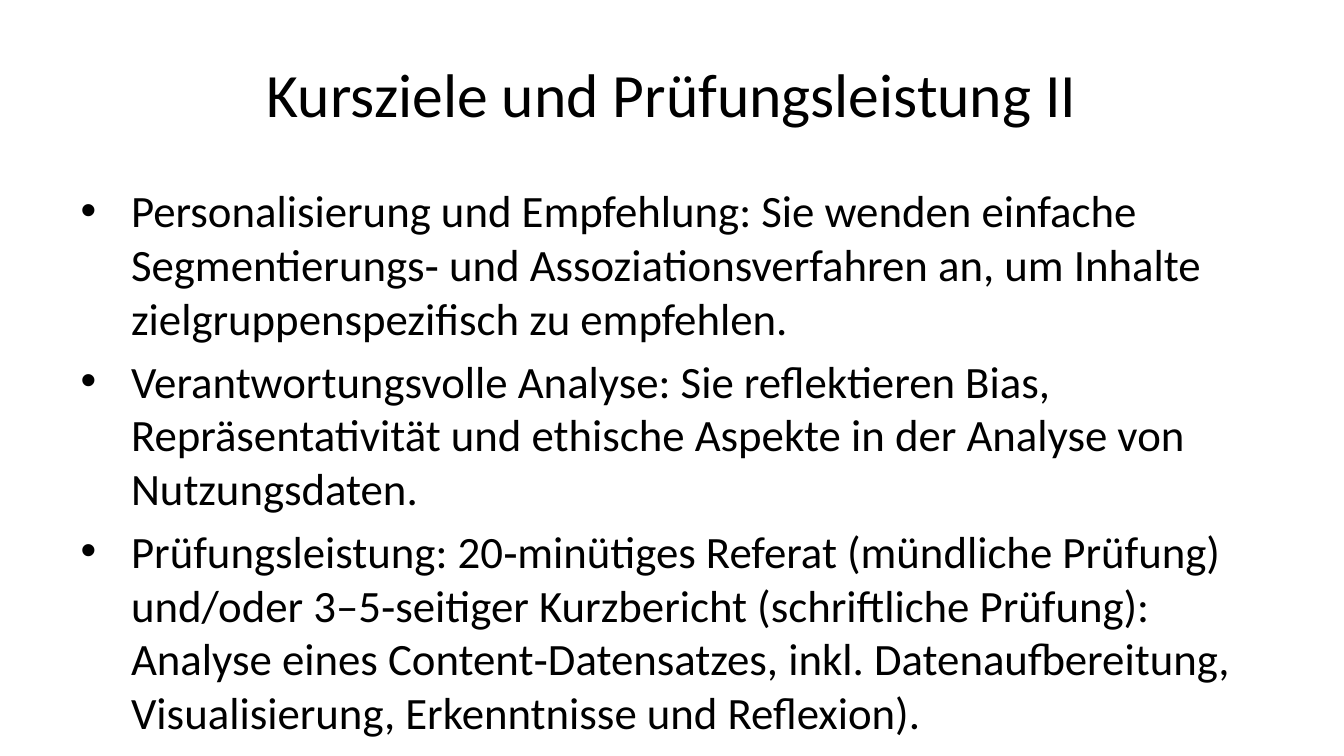
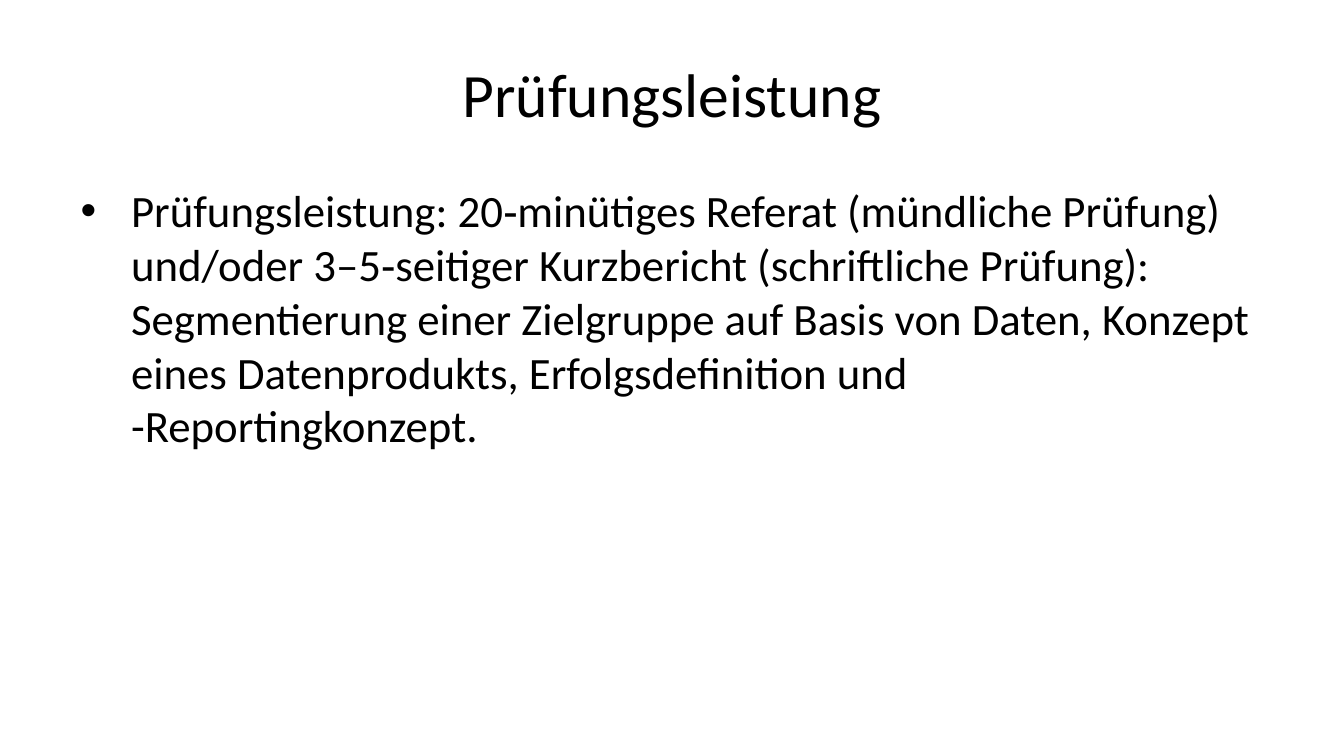
Before and after one commit to daswesen/digitale-inhalte, a slide deck: slide 6 of gdi.pptx. Drawn at 1344x756 pixels with LibreOffice and Linux fonts; fonts in the diff are those of the drawing. Boxes give left, top, right and bottom in pixels: in the first picture for what was removed or moved away, otherwise in the second. Text is boxed around its words. In the diff, an @@ line names an element or a change of style, - is before the commit and + after.

```diff
--- a/gdi.pptx
+++ b/gdi.pptx
@@ title at box(463, 74, 881, 128): text changed @@
-Kursziele und Prüfungsleistung II
+Prüfungsleistung
@@ text at box(131, 194, 1249, 450): text changed @@
-• Personalisierung und Empfehlung: Sie wenden einfache Segmentierungs‑ und Assoziationsverfahren an, um Inhalte zielgruppenspezifisch zu empfehlen.
-• Verantwortungsvolle Analyse: Sie reflektieren Bias, Repräsentativität und ethische Aspekte in der Analyse von Nutzungsdaten.
-• Prüfungsleistung: 20‑minütiges Referat (mündliche Prüfung) und/oder 3–5‑seitiger Kurzbericht (schriftliche Prüfung): Analyse eines Content‑Datensatzes, inkl. Datenaufbereitung, Visualisierung, Erkenntnisse und Reflexion).
+• Prüfungsleistung: 20‑minütiges Referat (mündliche Prüfung) und/oder 3–5‑seitiger Kurzbericht (schriftliche Prüfung): Segmentierung einer Zielgruppe auf Basis von Daten, Konzept eines Datenprodukts, Erfolgsdefinition und -Reportingkonzept.
```
Also in this commit, not shown: 8 other slides changed, 4 slides added, 4 slides removed, 2 other files.
